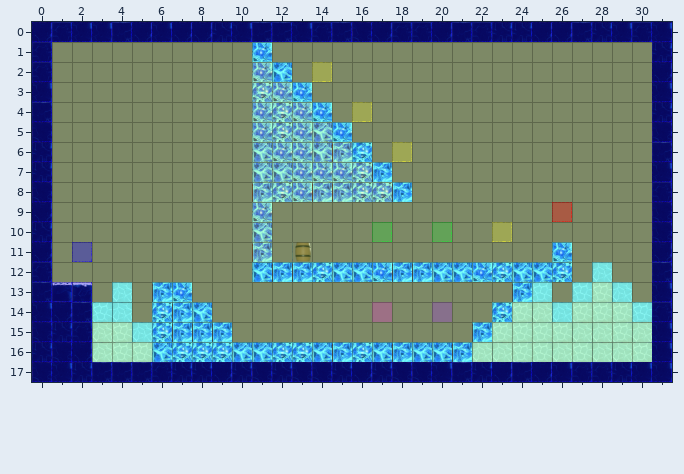
One commit to this Tiled map: Spellington/src/res/map/mapPlains32.tmx. The picture above was drawn from the file before the commit.
Cells are 50x50 px. Shown: x 0..31, y 0..17.
New version:
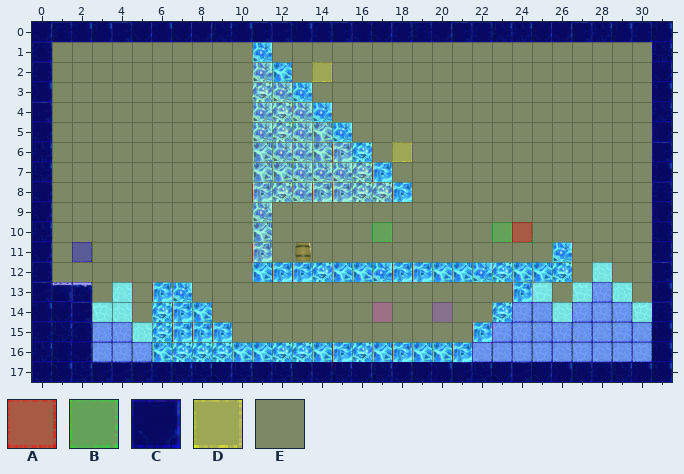
Key: from "collisionTile": A 0, B 1, C 3, D 4, E 11.
_ is an empty cell.
See-through tiles are keyed as they look on the map.
Difference:
Layer "collision":
y 13: x 28 E -> C
y 14: x 24..25 EE -> CC; x 27..29 EEE -> CCC
y 15: x 3..4 EE -> CC; x 23..30 EEEEEEEE -> CCCCCCCC
y 16: x 3..5 EEE -> CCC; x 22..30 EEEEEEEEE -> CCCCCCCCC
Layer "event":
y 4: x 16 D -> _
y 9: x 26 A -> _
y 10: x 20 B -> _; x 23..24 D_ -> BA
Where, in picture pixels (left, top, right, bottom), the same in both pictures:
removed: (352, 102, 372, 122)
removed: (552, 202, 572, 222)
removed: (432, 222, 452, 242)
changed: (492, 222, 532, 242)
changed: (472, 282, 652, 362)
changed: (92, 322, 152, 362)
